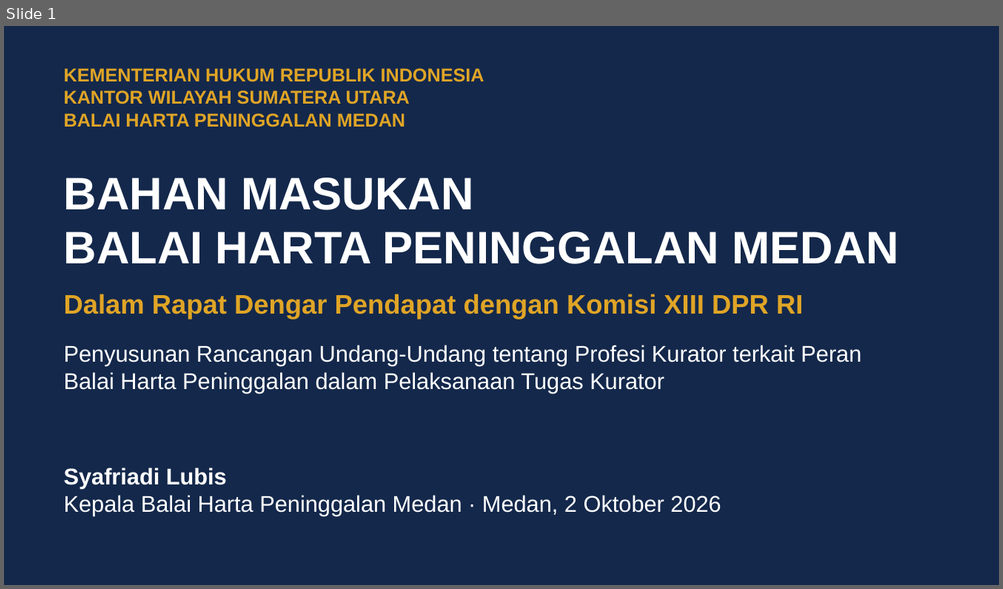
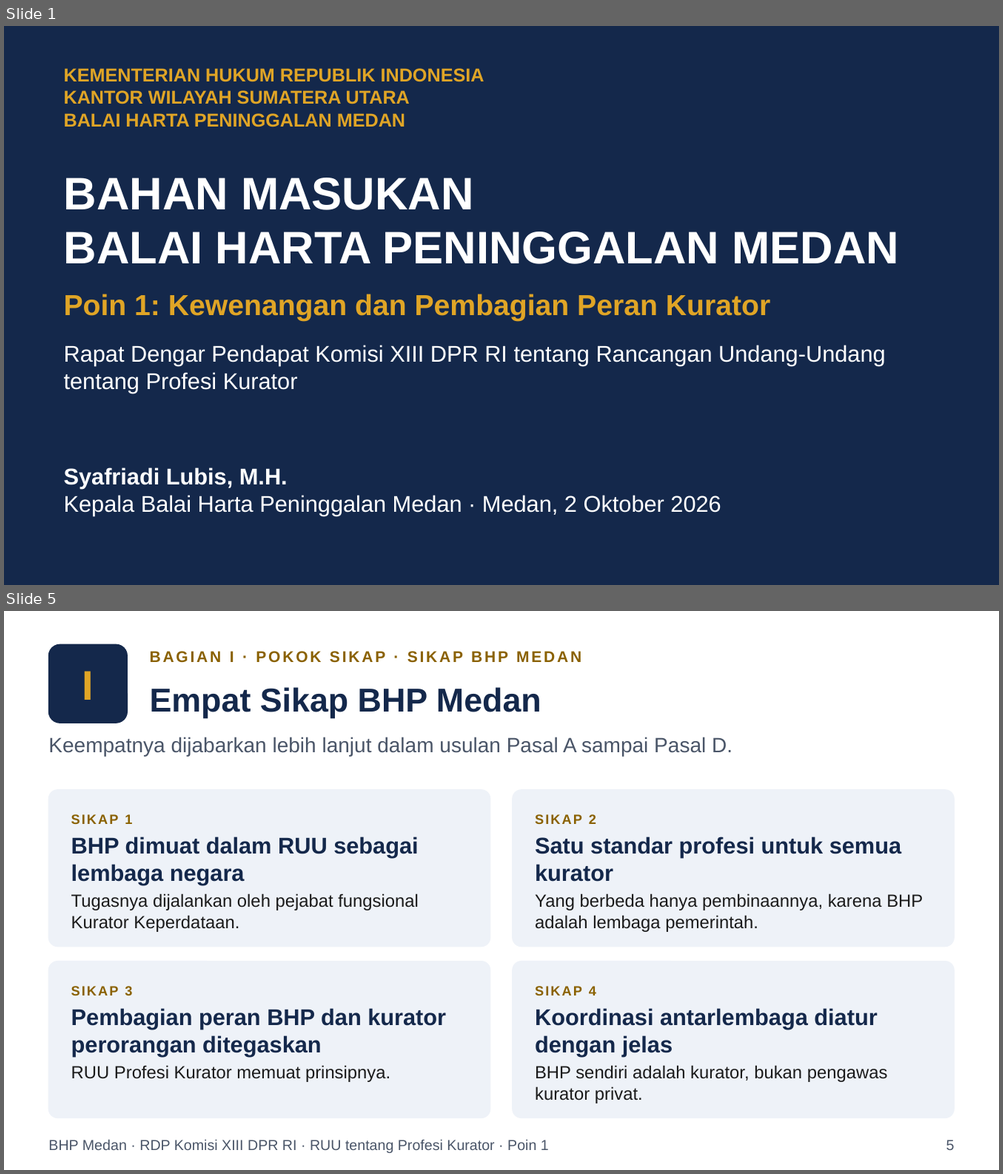
Before and after one commit to artheralawfirm-cloud/SAPAWALI, a slide deck: presentasi/Paparan_BHP_Medan_RUU_Profesi_Kurator.pptx. Shown one above the other, each under a label of ours: slide 1 before the commit, slides 1 and 5 after it; the slides between them are not shown. The pictures are 1003x589 and 1003x1174 pixels, drawn with LibreOffice and Linux fonts; fonts in the diff are those of the drawing. Boxes give left, top, right and bottom in pixels: in the first picture for what was removed or moved away, otherwise in the second. Text is boxed around its words. In the diff, an @@ line names an element or a change of style, - is before the commit and + after.

```diff
--- a/presentasi/Paparan_BHP_Medan_RUU_Profesi_Kurator.pptx
+++ b/presentasi/Paparan_BHP_Medan_RUU_Profesi_Kurator.pptx
@@ slide 5 added at [4,611,999,1170], background #FFFFFF @@
@@ rounded rectangle added at [48,644,127,723], fill #14284B, outline #14284B 1 pt @@
@@ text added at [150,651,581,663], 15 pt, text #8A6100, bold @@
+BAGIAN I · POKOK SIKAP · SIKAP BHP MEDAN
@@ text added at [82,671,94,700], 40 pt, text #E0A526, bold @@
+I
@@ text added at [150,687,541,718], 32 pt, text #14284B, bold @@
+Empat Sikap BHP Medan
@@ text added at [48,737,732,756], 20 pt, text #4A5568 @@
+Keempatnya dijabarkan lebih lanjut dalam usulan Pasal A sampai Pasal D.
@@ rounded rectangle added at [48,790,490,947], fill #EEF2F8, outline #EEF2F8 1 pt @@
@@ rounded rectangle added at [513,790,955,947], fill #EEF2F8, outline #EEF2F8 1 pt @@
@@ text added at [71,815,418,932], 17 pt, text #1A1A1A @@
+SIKAP 1
+BHP dimuat dalam RUU sebagai lembaga negara
+Tugasnya dijalankan oleh pejabat fungsional Kurator Keperdataan.
@@ text added at [535,815,922,932], 17 pt, text #1A1A1A @@
+SIKAP 2
+Satu standar profesi untuk semua kurator
+Yang berbeda hanya pembinaannya, karena BHP adalah lembaga pemerintah.
@@ rounded rectangle added at [48,962,490,1119], fill #EEF2F8, outline #EEF2F8 1 pt @@
@@ rounded rectangle added at [513,962,955,1119], fill #EEF2F8, outline #EEF2F8 1 pt @@
@@ text added at [71,986,446,1082], 22 pt, text #14284B, bold @@
+SIKAP 3
+Pembagian peran BHP dan kurator perorangan ditegaskan
+RUU Profesi Kurator memuat prinsipnya.
@@ text added at [535,986,888,1104], 17 pt, text #1A1A1A @@
+SIKAP 4
+Koordinasi antarlembaga diatur dengan jelas
+BHP sendiri adalah kurator, bukan pengawas kurator privat.
@@ text added at [48,1140,549,1153], 14 pt, text #4A5568 @@
+BHP Medan · RDP Komisi XIII DPR RI · RUU tentang Profesi Kurator · Poin 1
@@ text added at [946,1140,954,1150], 14 pt, text #4A5568 @@
+5
@@ slide 1 changed as well @@
@@ text at [64,294,770,321]: text changed; size 26 to 28 pt @@
-Dalam Rapat Dengar Pendapat dengan Komisi XIII DPR RI
+Poin 1: Kewenangan dan Pembagian Peran Kurator
@@ text at [64,345,885,393]: text changed @@
-Penyusunan Rancangan Undang-Undang tentang Profesi Kurator terkait Peran Balai Harta Peninggalan dalam Pelaksanaan Tugas Kurator
+Rapat Dengar Pendapat Komisi XIII DPR RI tentang Rancangan Undang-Undang tentang Profesi Kurator
@@ text at [64,468,287,489]: text changed @@
-Syafriadi Lubis
+Syafriadi Lubis, M.H.
```
Also in this commit, not shown: 5 other slides changed, 19 other slides added, 47 slides removed, 11 other files.
